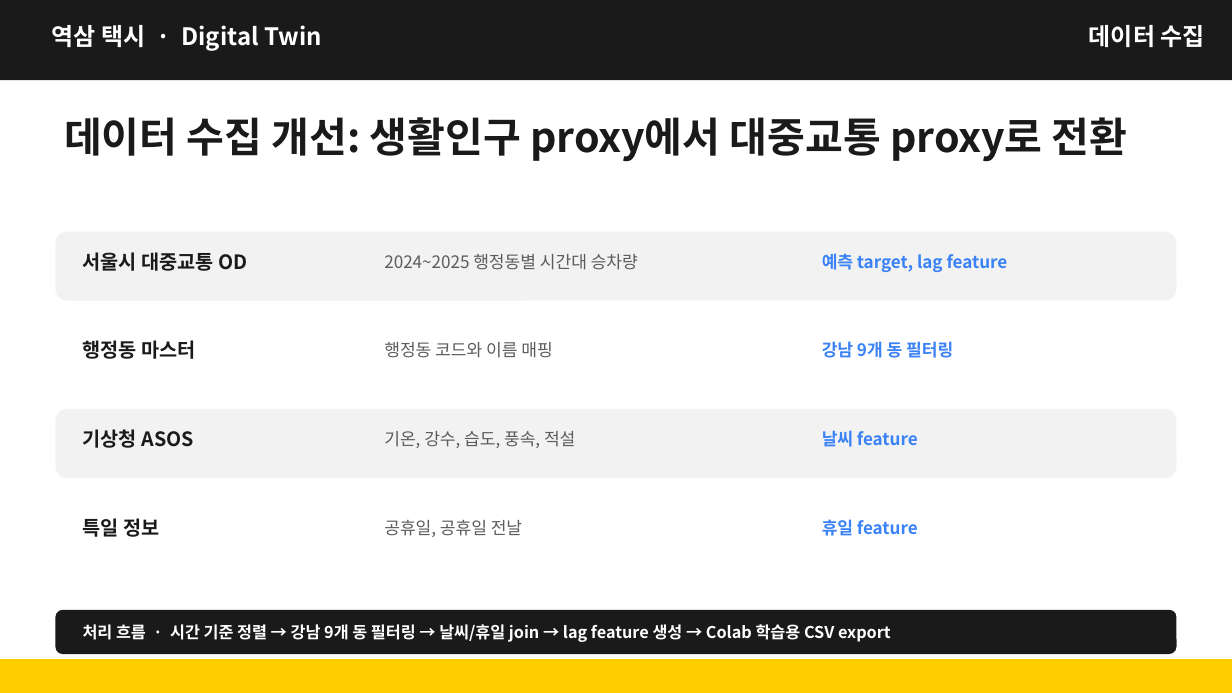
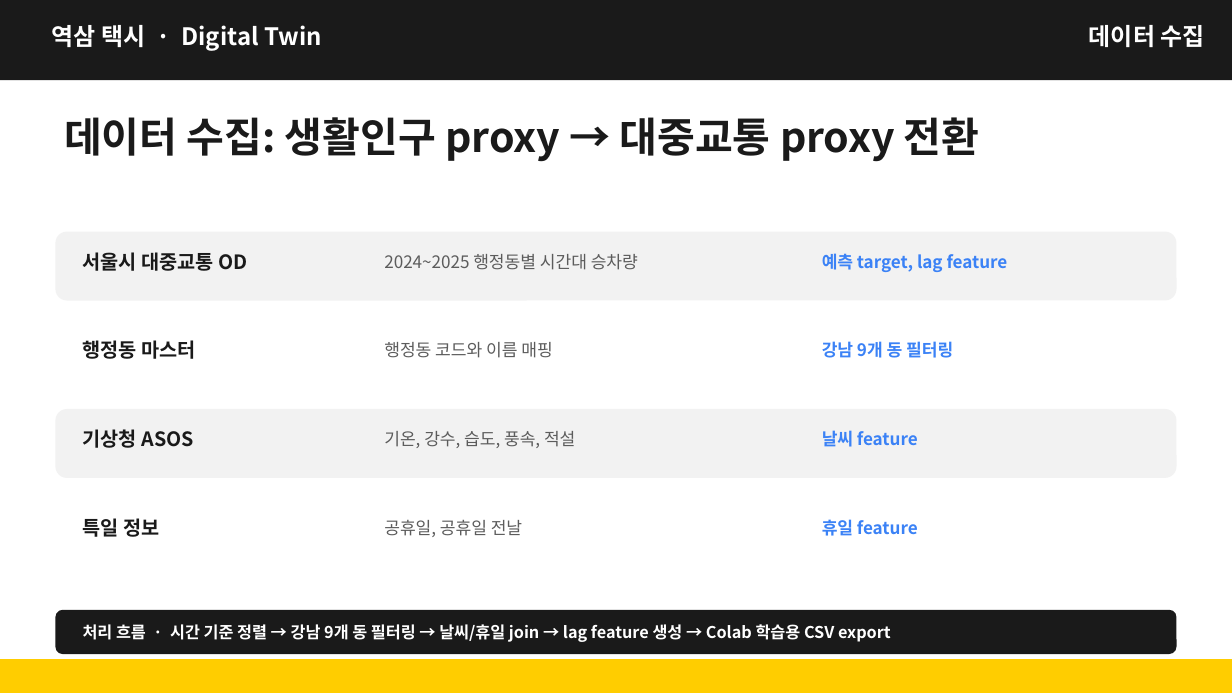
Before and after one commit to kimcanal/yeoksam-taxi, a slide deck: slide 9 of public/a-eye-presentation/A-Eye_midterm_data_collection_forecast.pptx. Drawn at 1232x693 pixels with LibreOffice and Linux fonts; fonts in the diff are those of the drawing. Boxes give left, top, right and bottom in pixels: in the first picture for what was removed or moved away, otherwise in the second. Text is boxed around its words. In the diff, an @@ line names an element or a change of style, - is before the commit and + after.

```diff
--- a/public/a-eye-presentation/A-Eye_midterm_data_collection_forecast.pptx
+++ b/public/a-eye-presentation/A-Eye_midterm_data_collection_forecast.pptx
@@ text at [64,117,980,162]: text changed @@
-데이터 수집 개선: 생활인구 proxy에서 대중교통 proxy로 전환
+데이터 수집: 생활인구 proxy → 대중교통 proxy 전환
```
Also in this commit, not shown: 10 other slides changed.
